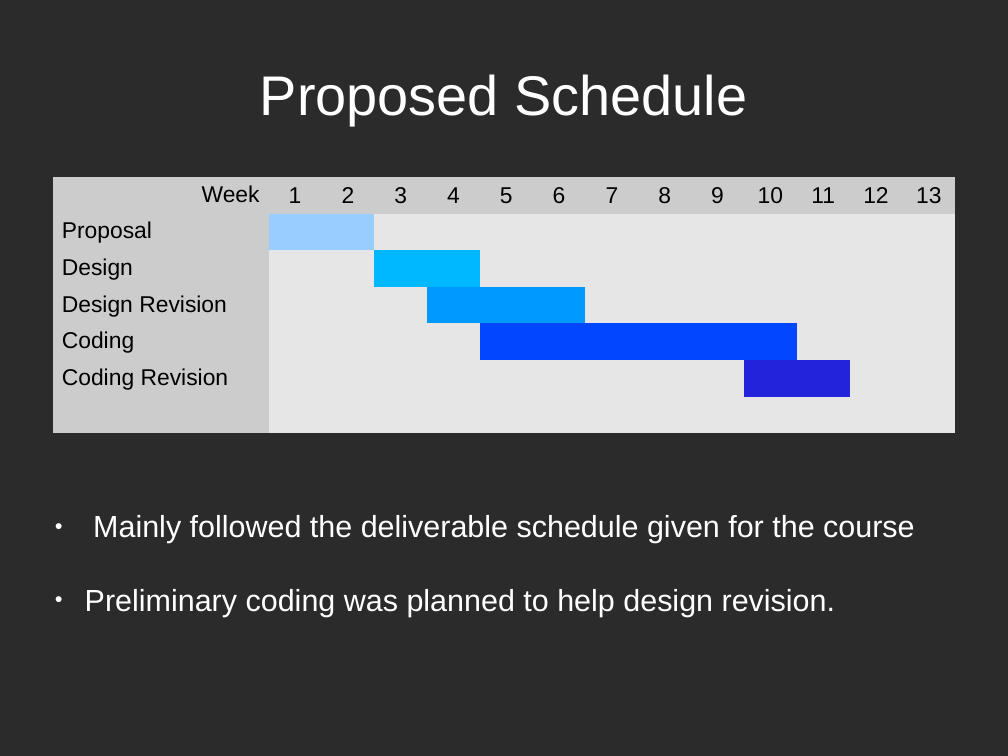
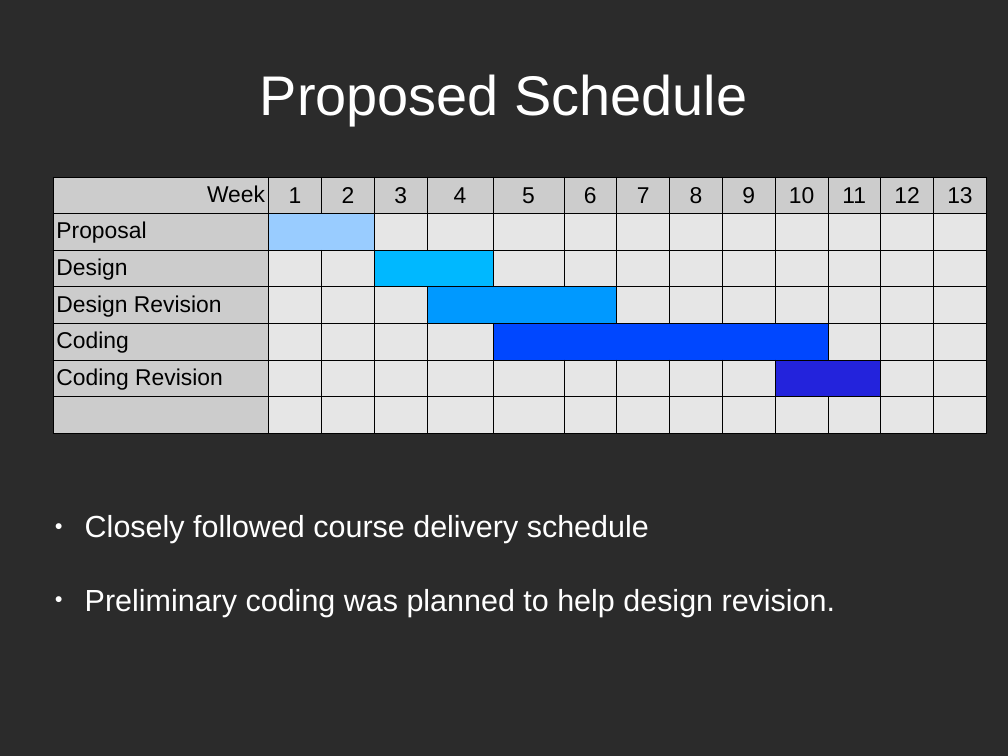
Before and after one commit to directrix1/se2, a slide deck: slide 7 of wip/SE2Presentation.odp (slide 12 before the commit). Drawn at 1008x756 pixels with LibreOffice and Linux fonts; fonts in the diff are those of the drawing; background and template pictures are left out; a plain dark background stands for a picture behind light text. Boxes give left, top, right and bottom in pixels: in the first picture for what was removed or moved away, otherwise in the second. Text is boxed around its words. In the diff, an @@ line names an element or a change of style, - is before the commit and + after.

```diff
--- a/wip/SE2Presentation.odp
+++ b/wip/SE2Presentation.odp
@@ table at box(53, 177, 990, 422) @@
@@ borders changed @@
@@ table: place and size @@
-table at box(53, 177, 959, 422)
+table at box(53, 177, 990, 422)
@@ text at box(85, 515, 649, 543): text changed @@
-● Mainly followed the deliverable schedule given for the course
+● Closely followed course delivery schedule
```
Also in this commit, not shown: 8 other slides changed, 5 slides removed, 1 other file.
